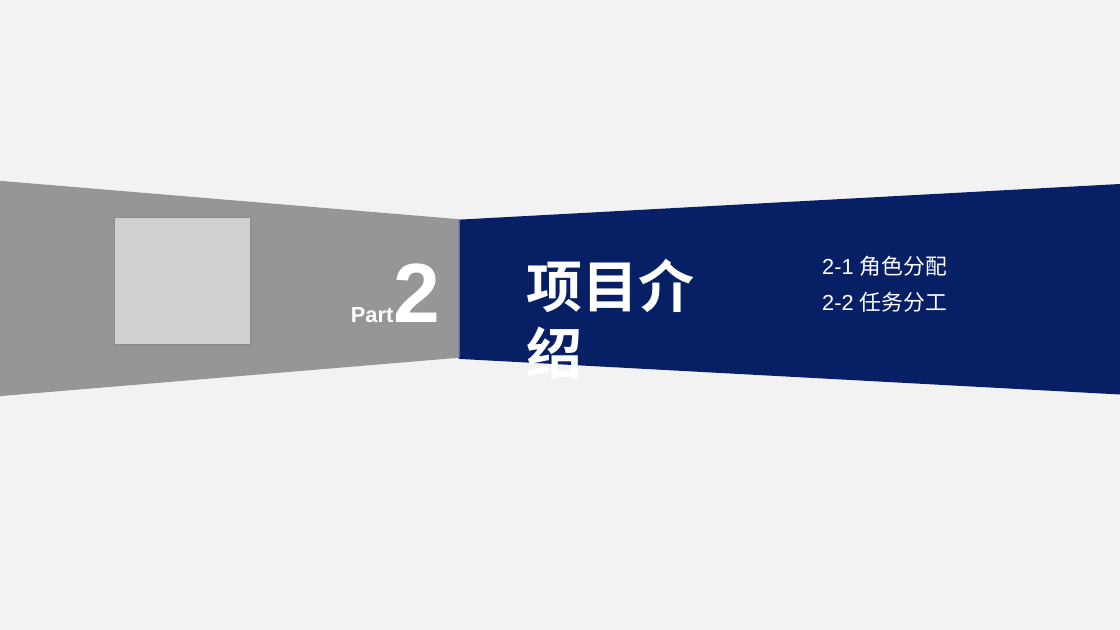
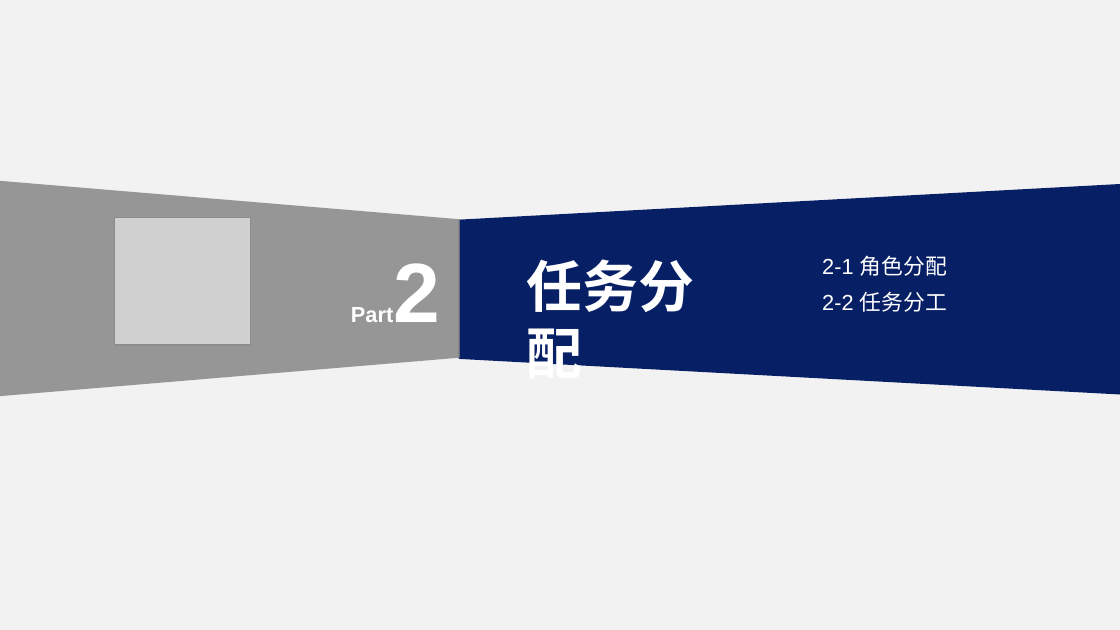
Before and after one commit to NillsWang/OlineEducationSys, a slide deck: slide 6 of practical_exloir/精化阶段/8组 阶段评审 刘杰 .pptx (slide 8 before the commit). Drawn at 1120x630 pixels with LibreOffice and Linux fonts; fonts in the diff are those of the drawing; grey boxes stand for pictures. Boxes give left, top, right and bottom in pixels: in the first picture for what was removed or moved away, otherwise in the second. Text is boxed around its words. In the diff, an @@ line names an element or a change of style, - is before the commit and + after.

```diff
--- a/practical_exloir/精化阶段/8组 阶段评审 刘杰 .pptx
+++ b/practical_exloir/精化阶段/8组 阶段评审 刘杰 .pptx
@@ text at [526,259,694,366]: text changed @@
-项目介绍
+任务分配
```
Also in this commit, not shown: 8 other slides changed, 4 slides added, 8 slides removed, 1 other file.
